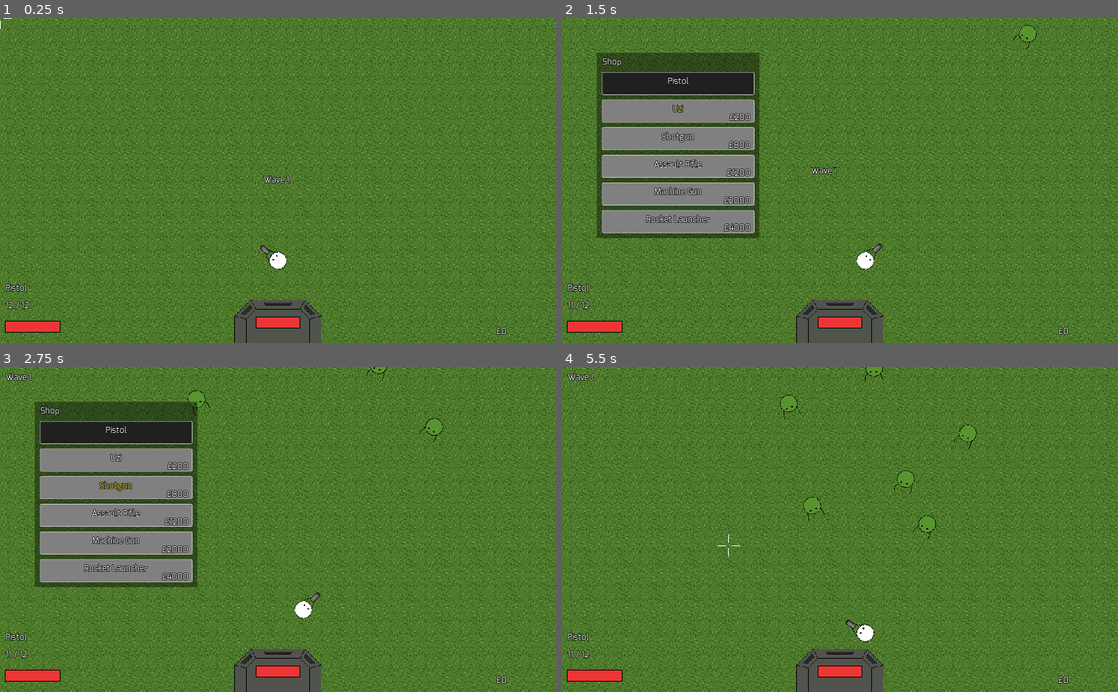
Above: before the commit, frames 1-4 (two rows, left to right).
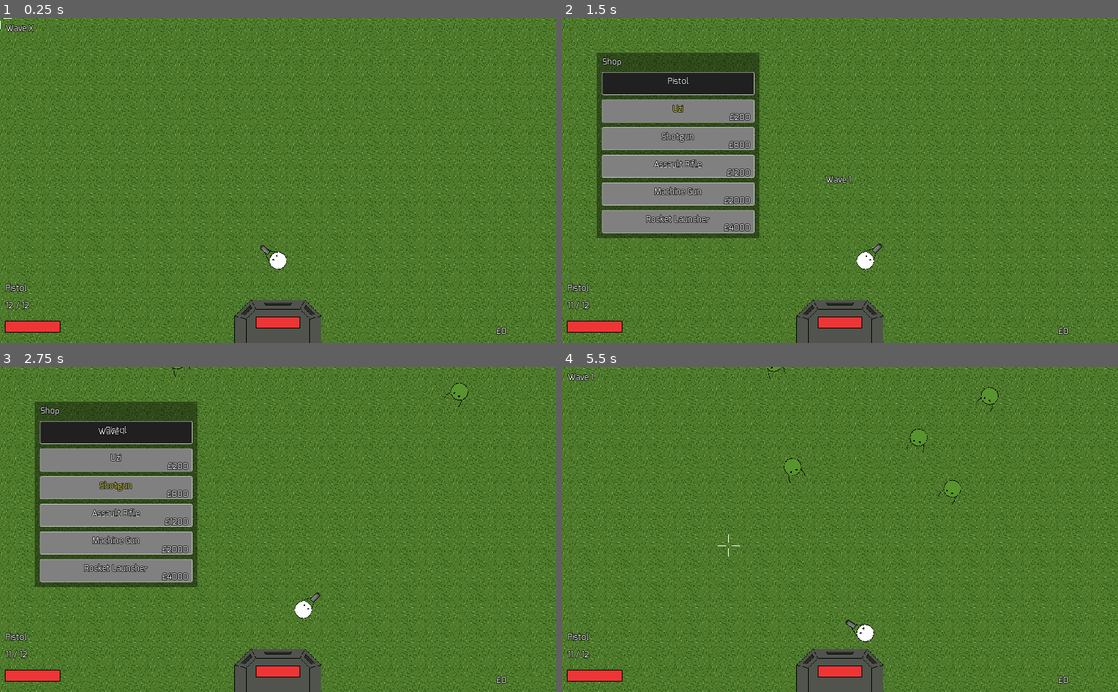
Above: after the commit, the same moments.

Repository: LukeSSJ/Zombies
Game: Godot game, scene res://Main.tscn
The game is run twice, just before and just after one commit, with the same random seed, the same clock (stepped at 60 frames per second) and the same inputs.
Inputs (mouse positions are in pixels of both pictures, inside the frame that each line leads up to):
- Up to frame 1 (0.25 s): no input
- Up to frame 2 (1.5 s): tap Enter at 0.5 s; move the mouse to (962, 164) at 0.52 s; press the mouse at (962, 164) at 0.53 s; hold D (ui_right) 0.53-1.25 s; tap Tab (shop) at 0.77 s; release the mouse at (962, 164) at 1.25 s; click "Uzi" at 1.25 s
- Up to frame 3 (2.75 s): click "Shotgun" at 2 s
- Up to frame 4 (5.5 s): click "Assault Rifle" at 2.75 s; click "Machine Gun" at 3.5 s; click "Rocket Launcher" at 4.25 s; move the mouse to (728, 545) at 5.02 s; hold S (ui_down) from 5.03 s (still down); tap Mouse wheel down (weapon_next) at 5.1 s; tap Tab (shop) at 5.27 s

The runs differ from the first frame. In frame 1, 0.2% of the frame differs, in the area x 1-53%, y 1-51%; in frame 2, 0.3%; in frame 3, 0.6%; in frame 4, 1.3%, in the area x 36-79%, y 0-53%.

Commit message:
Pause on focus out

Diff:
--- a/Global.gd
+++ b/Global.gd
@@ -15,8 +15,20 @@
 func _unhandled_key_input(event):
 	if event.pressed and can_pause:
 		if event.scancode == KEY_ESCAPE:
-			var paused = not get_tree().paused
-			get_tree().paused = paused
-			Paused.visible = paused
+			pause(true)
 		elif event.scancode == KEY_F4:
 			OS.window_fullscreen = not OS.window_fullscreen
+
+func _notification(what):
+	if what == MainLoop.NOTIFICATION_WM_FOCUS_OUT:
+		pause()
+
+func pause(toggle=false):
+	if not can_pause:
+		return
+
+	var paused = true
+	if toggle:
+		paused = not get_tree().paused
+	get_tree().paused = paused
+	Paused.visible = paused
--- a/Global.tscn
+++ b/Global.tscn
@@ -1,12 +1,23 @@
-[gd_scene load_steps=3 format=2]
+[gd_scene load_steps=4 format=2]
 
 [ext_resource path="res://theme/default.tres" type="Theme" id=1]
 [ext_resource path="res://Global.gd" type="Script" id=2]
 
+[sub_resource type="StyleBoxFlat" id=1]
+bg_color = Color( 0, 0, 0, 0.392157 )
+
 [node name="Global" type="CanvasLayer"]
 script = ExtResource( 2 )
 
-[node name="Paused" type="Label" parent="."]
+[node name="Paused" type="Panel" parent="."]
+anchor_right = 1.0
+anchor_bottom = 1.0
+custom_styles/panel = SubResource( 1 )
+__meta__ = {
+"_edit_use_anchors_": false
+}
+
+[node name="Text" type="Label" parent="Paused"]
 anchor_left = 0.5
 anchor_top = 0.5
 anchor_right = 0.5
--- a/Main.gd
+++ b/Main.gd
@@ -41,7 +41,7 @@
 	Retry.connect("pressed", self, "retry")
 
 	randomize()
-	next_wave()
+	TimerNextWave.start(1)
 
 func next_wave():
 	if not active:
@@ -84,7 +84,7 @@
 	Global.player.add_money(zombie.money_gained)
 	zombies_left -= 1
 	if zombies_left == 0:
-		TimerNextWave.start()
+		TimerNextWave.start(3)
 		Global.player.heal()
 		Global.base.heal()
 
--- a/Main.tscn
+++ b/Main.tscn
@@ -6,7 +6,7 @@
 [ext_resource path="res://Spawn.tscn" type="PackedScene" id=4]
 [ext_resource path="res://bg_grass.png" type="Texture" id=5]
 [ext_resource path="res://sfx/bass_drop.wav" type="AudioStream" id=6]
-[ext_resource path="res://theme/default.tres" type="Theme" id=7]
+[ext_resource path="res://UI.tscn" type="PackedScene" id=7]
 
 [sub_resource type="Animation" id=2]
 length = 0.001
@@ -125,97 +125,7 @@
 wait_time = 3.0
 one_shot = true
 
-[node name="UI" type="CanvasLayer" parent="."]
-
-[node name="Wave" type="MarginContainer" parent="UI"]
-margin_right = 74.0002
-margin_bottom = 40.0001
-theme = ExtResource( 7 )
-custom_constants/margin_right = 10
-custom_constants/margin_left = 10
-__meta__ = {
-"_edit_use_anchors_": false
-}
-
-[node name="HBoxContainer" type="HBoxContainer" parent="UI/Wave"]
-margin_left = 10.0
-margin_right = 64.0
-margin_bottom = 40.0
-
-[node name="Label" type="Label" parent="UI/Wave/HBoxContainer"]
-margin_top = 11.0
-margin_right = 40.0
-margin_bottom = 28.0
-text = "Wave"
-
-[node name="Label2" type="Label" parent="UI/Wave/HBoxContainer"]
-margin_left = 44.0
-margin_top = 11.0
-margin_right = 54.0
-margin_bottom = 28.0
-text = "X"
-
-[node name="GameOver" type="PopupDialog" parent="UI"]
-anchor_left = 0.5
-anchor_top = 0.5
-anchor_right = 0.5
-anchor_bottom = 0.5
-margin_left = -150.0
-margin_top = -70.0
-margin_right = 150.0
-margin_bottom = 70.0
-rect_min_size = Vector2( 300, 180 )
-theme = ExtResource( 7 )
-__meta__ = {
-"_edit_use_anchors_": false
-}
-
-[node name="Content" type="MarginContainer" parent="UI/GameOver"]
-anchor_right = 1.0
-anchor_bottom = 1.0
-custom_constants/margin_right = 10
-custom_constants/margin_top = 10
-custom_constants/margin_left = 10
-custom_constants/margin_bottom = 10
-__meta__ = {
-"_edit_use_anchors_": false
-}
-
-[node name="VBoxContainer" type="VBoxContainer" parent="UI/GameOver/Content"]
-margin_left = 10.0
-margin_top = 10.0
-margin_right = 290.0
-margin_bottom = 170.0
-custom_constants/separation = 20
-__meta__ = {
-"_edit_use_anchors_": false
-}
-
-[node name="Label" type="Label" parent="UI/GameOver/Content/VBoxContainer"]
-margin_right = 280.0
-margin_bottom = 17.0
-text = "GAME OVER"
-align = 1
-
-[node name="YouSurvived" type="Label" parent="UI/GameOver/Content/VBoxContainer"]
-margin_top = 37.0
-margin_right = 280.0
-margin_bottom = 54.0
-text = "You survived to wave X"
-align = 1
-
-[node name="TotalKills" type="Label" parent="UI/GameOver/Content/VBoxContainer"]
-margin_top = 74.0
-margin_right = 280.0
-margin_bottom = 91.0
-text = "Total kills: X"
-align = 1
-
-[node name="Retry" type="Button" parent="UI/GameOver/Content/VBoxContainer"]
-margin_top = 111.0
-margin_right = 280.0
-margin_bottom = 153.0
-text = "Retry"
+[node name="UI" parent="." instance=ExtResource( 7 )]
 
 [node name="AP" type="AnimationPlayer" parent="."]
 anims/RESET = SubResource( 2 )
--- /dev/null
+++ b/UI.tscn
@@ -0,0 +1,95 @@
+[gd_scene load_steps=2 format=2]
+
+[ext_resource path="res://theme/default.tres" type="Theme" id=1]
+
+[node name="UI" type="CanvasLayer"]
+
+[node name="Wave" type="MarginContainer" parent="."]
+margin_right = 74.0002
+margin_bottom = 40.0001
+theme = ExtResource( 1 )
+custom_constants/margin_right = 10
+custom_constants/margin_left = 10
+__meta__ = {
+"_edit_use_anchors_": false
+}
+
+[node name="HBoxContainer" type="HBoxContainer" parent="Wave"]
+margin_left = 10.0
+margin_right = 64.0
+margin_bottom = 40.0
+
+[node name="Label" type="Label" parent="Wave/HBoxContainer"]
+margin_top = 11.0
+margin_right = 40.0
+margin_bottom = 28.0
+text = "Wave"
+
+[node name="Label2" type="Label" parent="Wave/HBoxContainer"]
+margin_left = 44.0
+margin_top = 11.0
+margin_right = 54.0
+margin_bottom = 28.0
+text = "X"
+
+[node name="GameOver" type="PopupDialog" parent="."]
+anchor_left = 0.5
+anchor_top = 0.5
+anchor_right = 0.5
+anchor_bottom = 0.5
+margin_left = -150.0
+margin_top = -70.0
+margin_right = 150.0
+margin_bottom = 70.0
+rect_min_size = Vector2( 300, 180 )
+theme = ExtResource( 1 )
+__meta__ = {
+"_edit_use_anchors_": false
+}
+
+[node name="Content" type="MarginContainer" parent="GameOver"]
+anchor_right = 1.0
+anchor_bottom = 1.0
+custom_constants/margin_right = 10
+custom_constants/margin_top = 10
+custom_constants/margin_left = 10
+custom_constants/margin_bottom = 10
+__meta__ = {
+"_edit_use_anchors_": false
+}
+
+[node name="VBoxContainer" type="VBoxContainer" parent="GameOver/Content"]
+margin_left = 10.0
+margin_top = 10.0
+margin_right = 290.0
+margin_bottom = 170.0
+custom_constants/separation = 20
+__meta__ = {
+"_edit_use_anchors_": false
+}
+
+[node name="Label" type="Label" parent="GameOver/Content/VBoxContainer"]
+margin_right = 280.0
+margin_bottom = 17.0
+text = "GAME OVER"
+align = 1
+
+[node name="YouSurvived" type="Label" parent="GameOver/Content/VBoxContainer"]
+margin_top = 37.0
+margin_right = 280.0
+margin_bottom = 54.0
+text = "You survived to wave X"
+align = 1
+
+[node name="TotalKills" type="Label" parent="GameOver/Content/VBoxContainer"]
+margin_top = 74.0
+margin_right = 280.0
+margin_bottom = 91.0
+text = "Total kills: X"
+align = 1
+
+[node name="Retry" type="Button" parent="GameOver/Content/VBoxContainer"]
+margin_top = 111.0
+margin_right = 280.0
+margin_bottom = 153.0
+text = "Retry"
